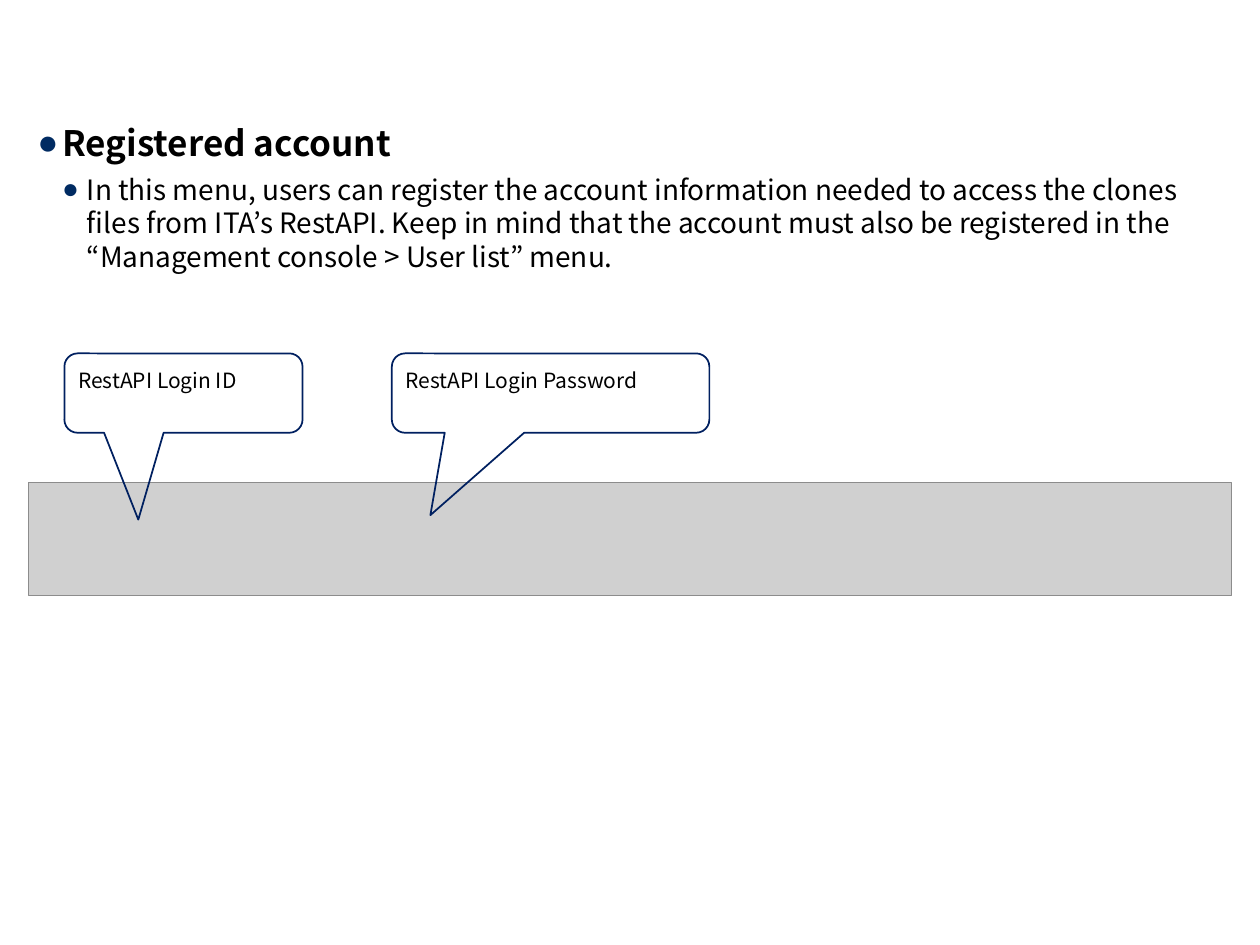
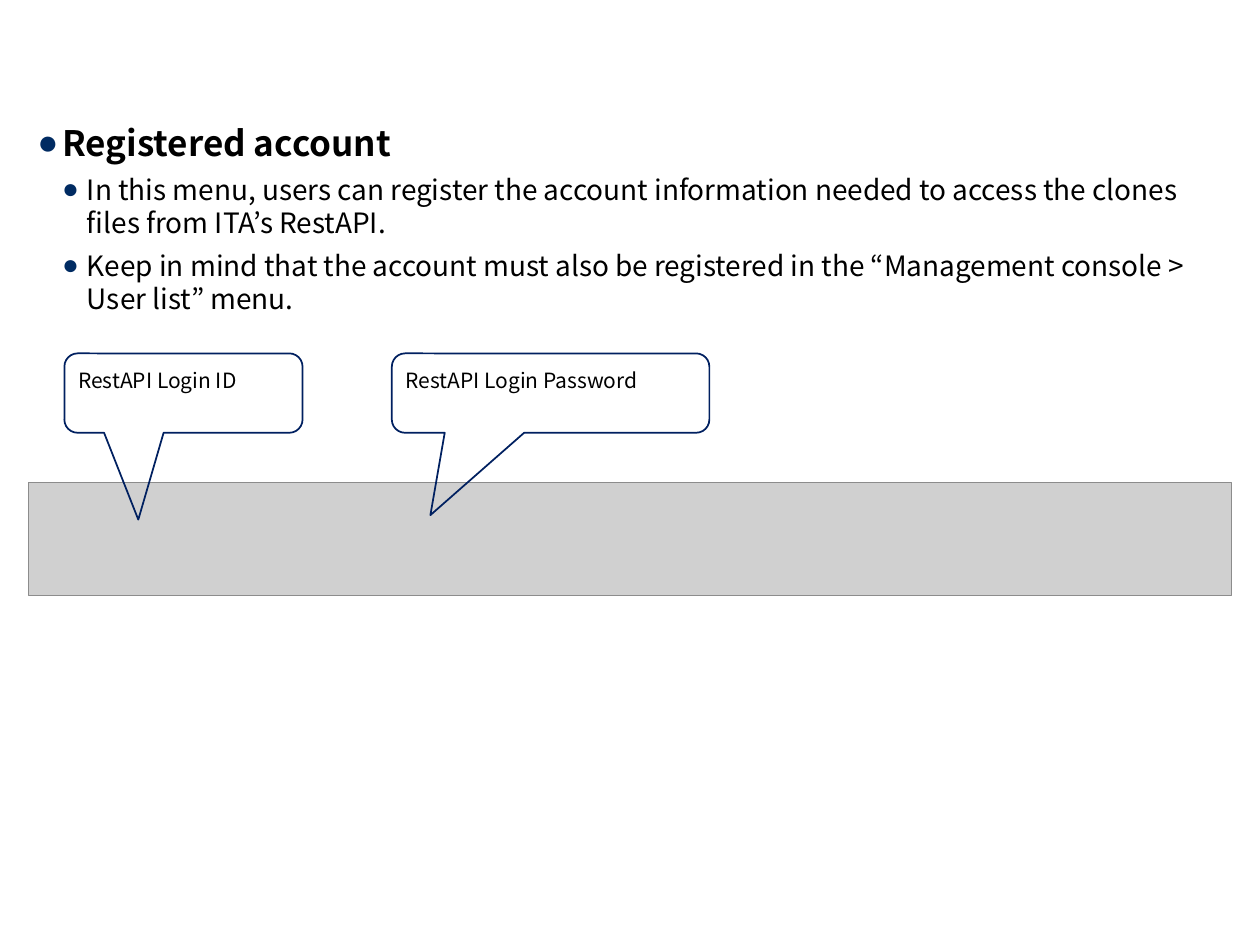
Before and after one commit to exastro-suite/it-automation-docs, a slide deck: slide 10 of asset/Learn/ITA-CICD_for_lac_en.pptx. Drawn at 1260x945 pixels with LibreOffice and Linux fonts; fonts in the diff are those of the drawing; grey boxes stand for pictures; background and template pictures are left out. Boxes give left, top, right and bottom in pixels: in the first picture for what was removed or moved away, otherwise in the second. Text is boxed around its words. In the diff, an @@ line names an element or a change of style, - is before the commit and + after.

```diff
--- a/asset/Learn/ITA-CICD_for_lac_en.pptx
+++ b/asset/Learn/ITA-CICD_for_lac_en.pptx
@@ text at (87, 177, 1178, 310): text changed @@
-  ● In this menu, users can register the account information needed to access the clones files from ITA’s RestAPI. Keep in mind that the account must also be registered in the “Management console > User list” menu.
+  ● In this menu, users can register the account information needed to access the clones files from ITA’s RestAPI.
+  ● Keep in mind that the account must also be registered in the “Management console > User list” menu.
```
Also in this commit, not shown: 7 other slides changed, 1 slide added, 11 other files.
